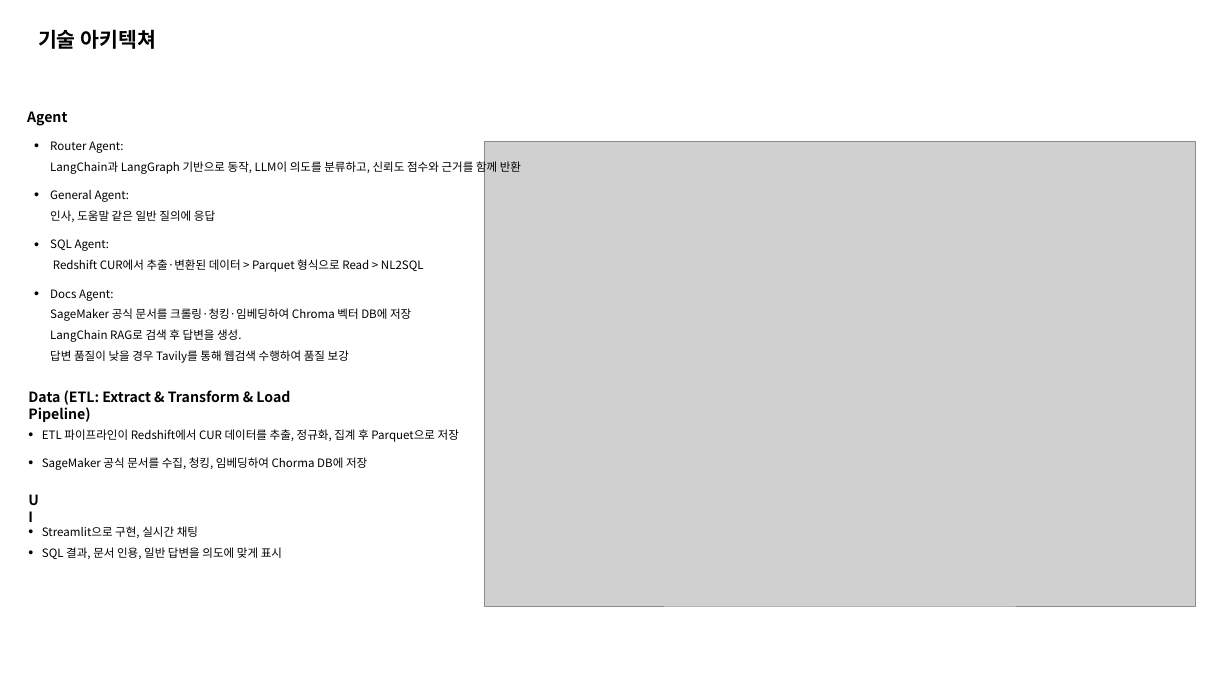
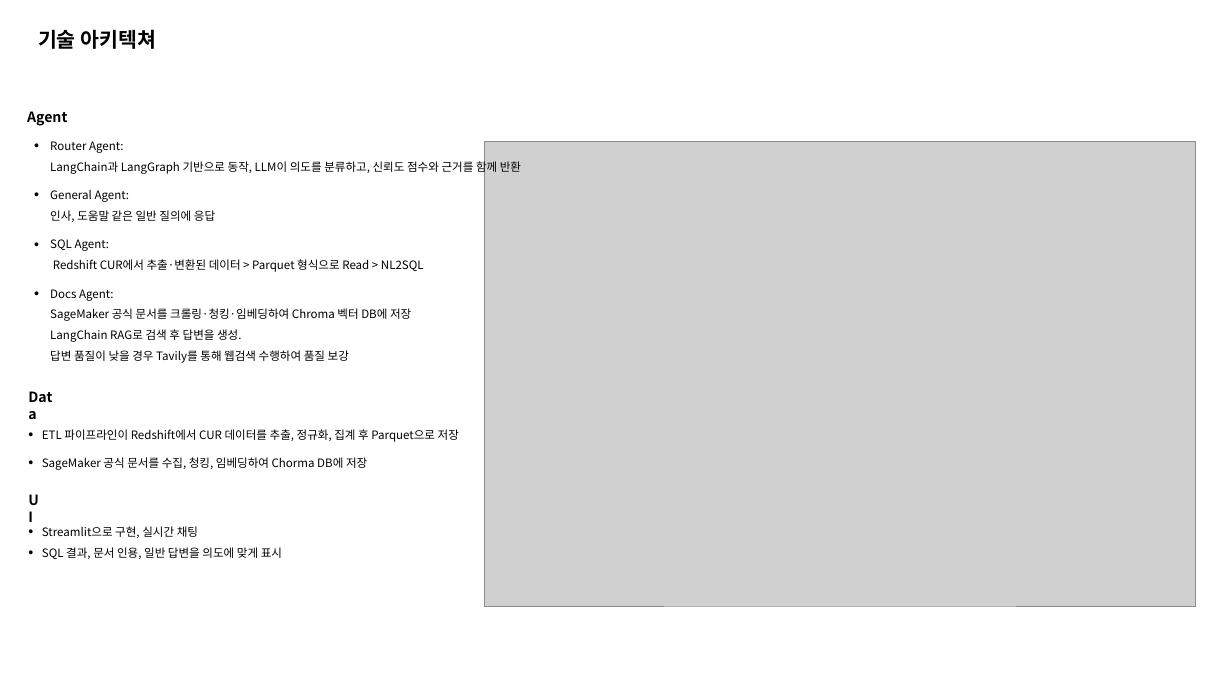
Before and after one commit to wynter122/finops-rag-agent, a slide deck: slide 3 of documentation/finops-ai-agent.pptx. Drawn at 1232x693 pixels with LibreOffice and Linux fonts; fonts in the diff are those of the drawing; grey boxes stand for pictures. Boxes give left, top, right and bottom in pixels: in the first picture for what was removed or moved away, otherwise in the second. Text is boxed around its words. In the diff, an @@ line names an element or a change of style, - is before the commit and + after.

```diff
--- a/documentation/finops-ai-agent.pptx
+++ b/documentation/finops-ai-agent.pptx
@@ text at (28, 390, 290, 422): text changed @@
-Data (ETL: Extract & Transform & Load Pipeline)
+Data
```
Also in this commit, not shown: 2 other slides changed, 2 other files.
